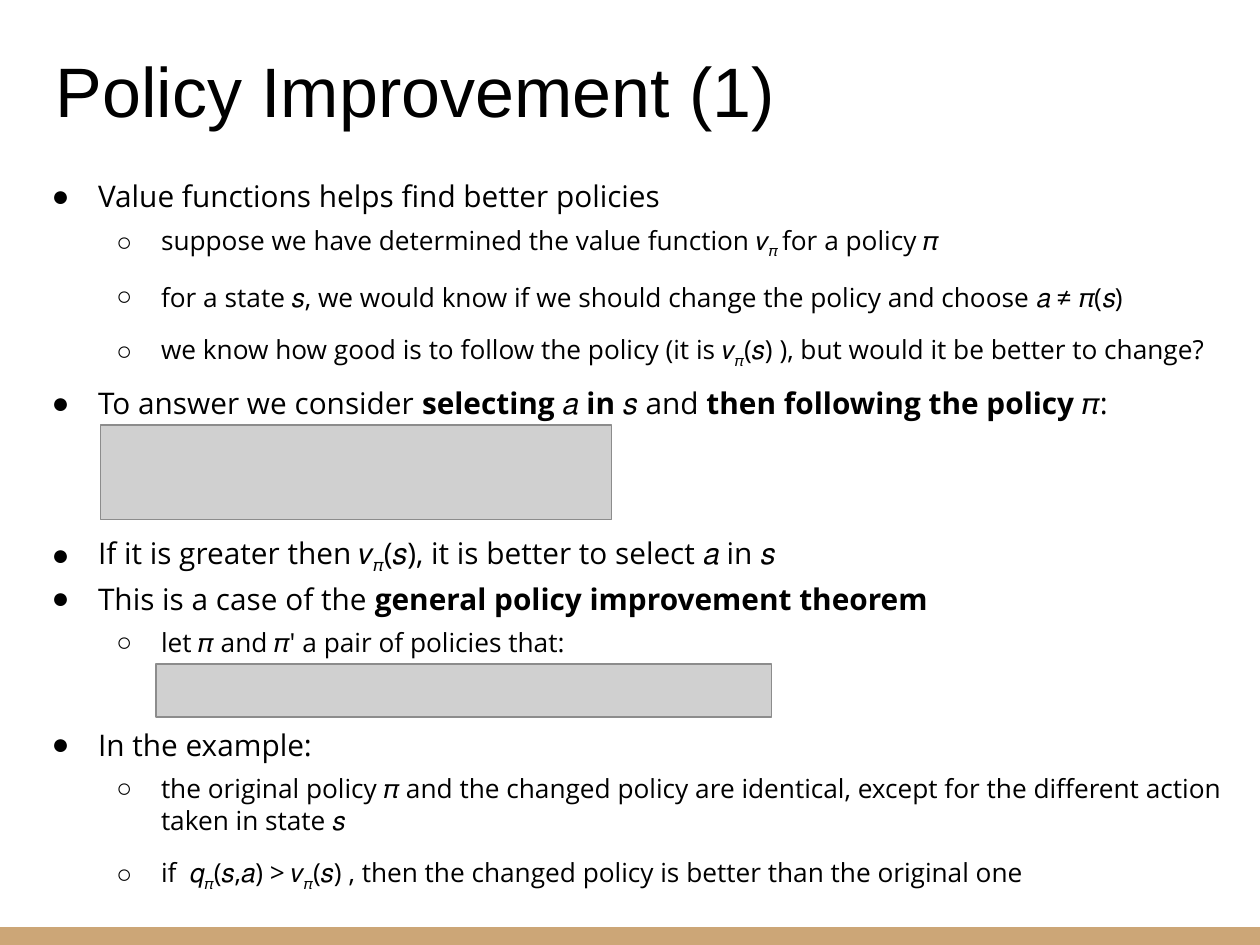
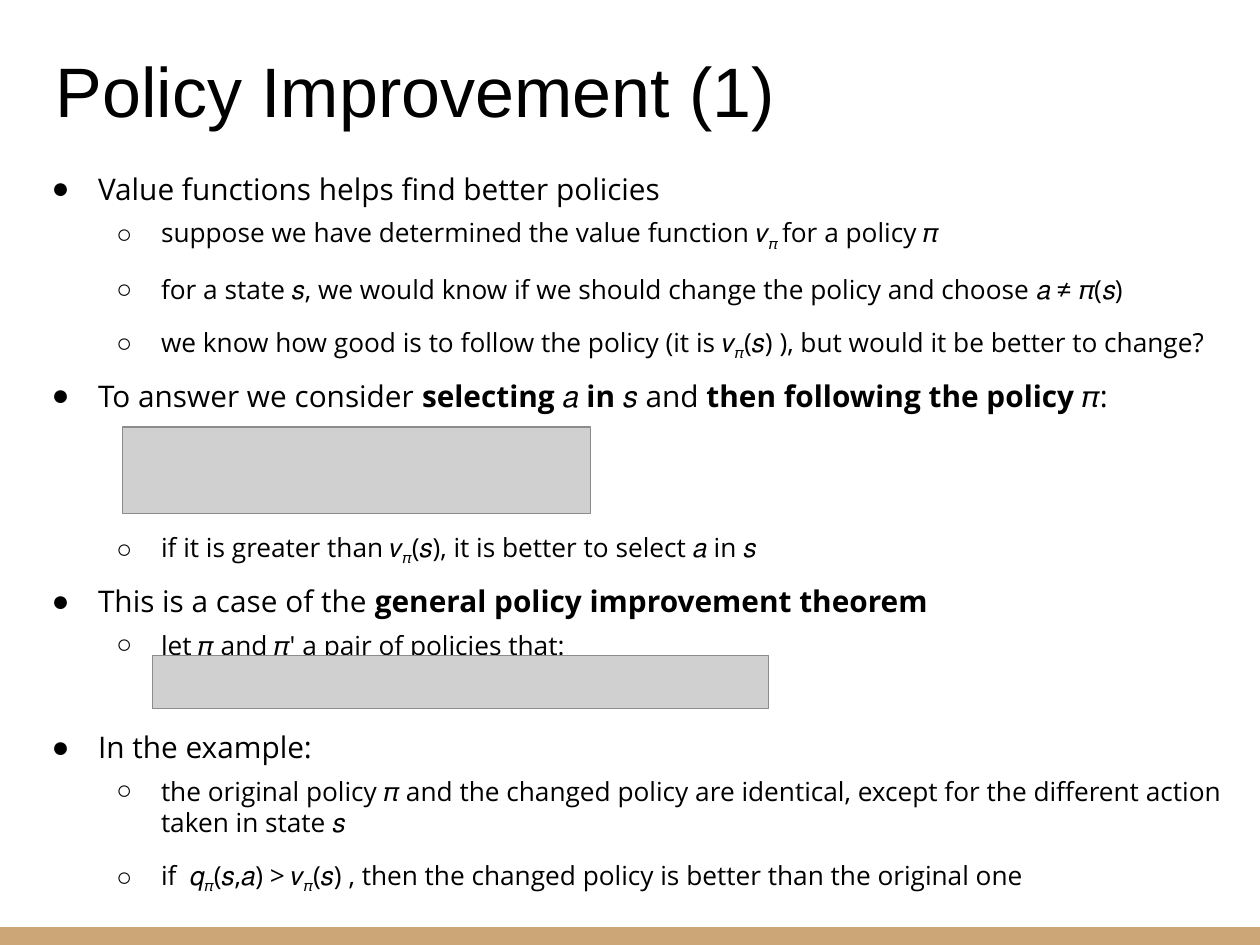
Before and after one commit to riccardoberta/autonomous-agents, a slide deck: slide 14 of 02 - Dynamic Programming/slides.pptx. Drawn at 1260x945 pixels with LibreOffice and Linux fonts; fonts in the diff are those of the drawing; grey boxes stand for pictures. Boxes give left, top, right and bottom in pixels: in the first picture for what was removed or moved away, otherwise in the second. Text is boxed around its words. In the diff, an @@ line names an element or a change of style, - is before the commit and + after.

```diff
--- a/02 - Dynamic Programming/slides.pptx
+++ b/02 - Dynamic Programming/slides.pptx
@@ text "Value functions helps find better ...": place and size @@
-text "Value functions helps find better ..." at <box>98,184,1221,889</box>
+text "Value functions helps find better ..." at <box>98,177,1221,886</box>
@@ picture: place and size @@
-picture at <box>101,425,611,519</box>
+picture at <box>122,427,591,514</box>
@@ text at <box>161,537,757,564</box>: text changed; size 17 to 15 pt @@
-● If it is greater then 𝑣𝜋(𝑠), it is better to select 𝑎 in 𝑠
+  ○ if it is greater than 𝑣𝜋(𝑠), it is better to select 𝑎 in 𝑠
@@ picture: place and size @@
-picture at <box>156,664,772,717</box>
+picture at <box>152,655,769,708</box>
```
Also in this commit, not shown: 3 other slides changed, 1 slide added, 5 other files.
